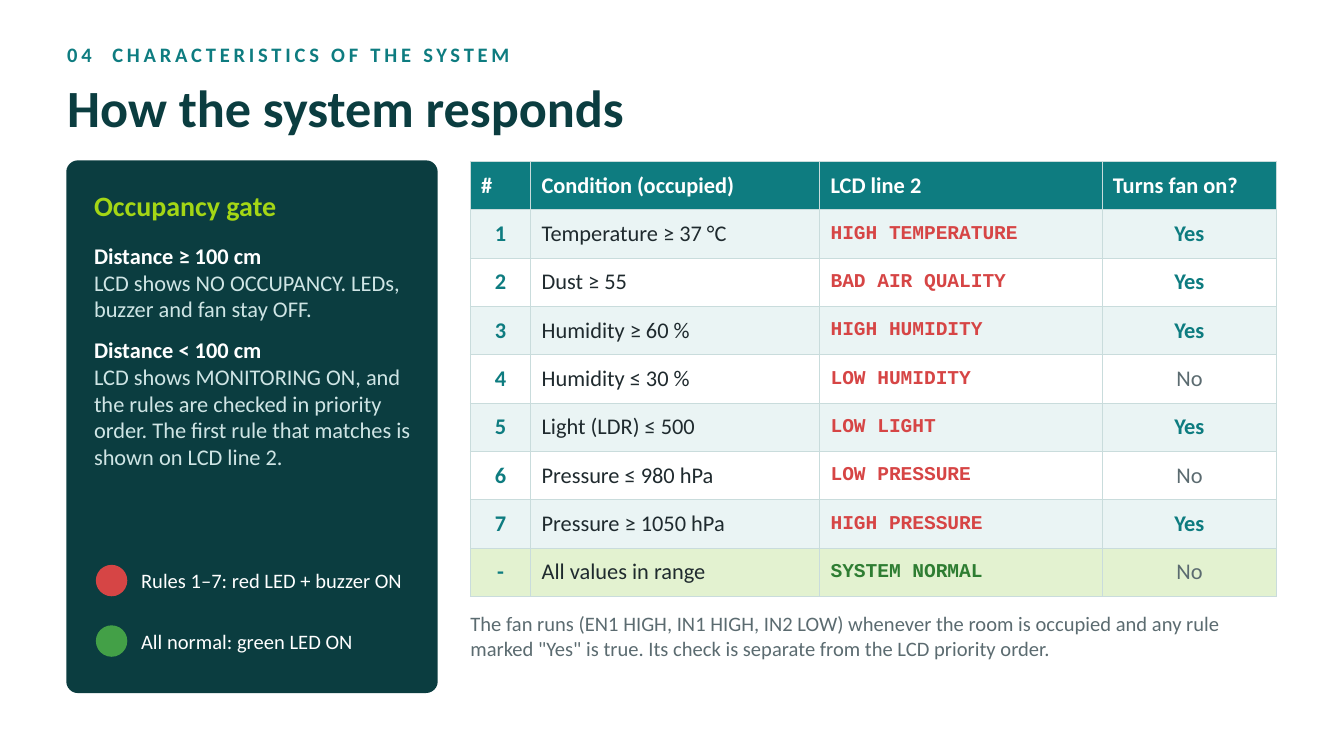
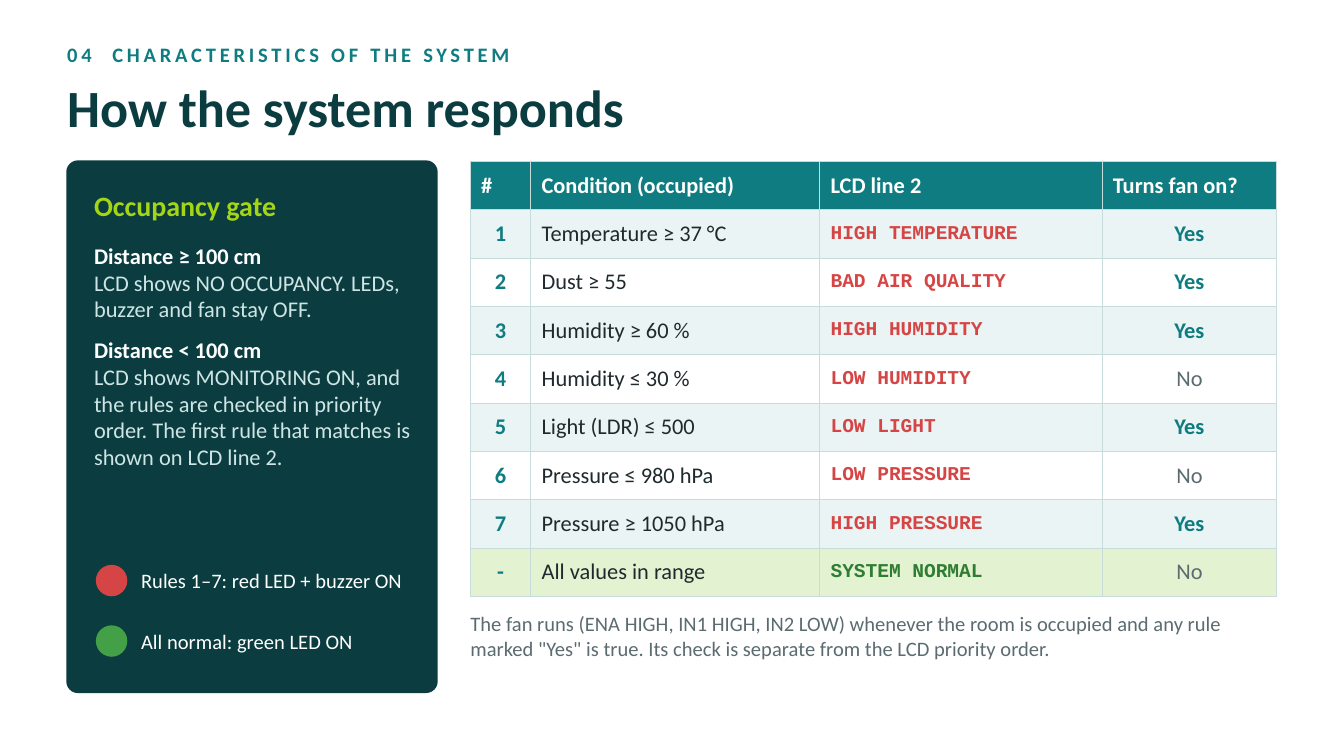
Before and after one commit to muaz8172/Smart-Environmental-Monitoring-Control-System, a slide deck: slide 6 of Presentation/Smart_Environmental_Monitoring_Presentation.pptx. Drawn at 1344x756 pixels with LibreOffice and Linux fonts; fonts in the diff are those of the drawing. Boxes give left, top, right and bottom in pixels: in the first picture for what was removed or moved away, otherwise in the second. Text is boxed around its words. In the diff, an @@ line names an element or a change of style, - is before the commit and + after.

```diff
--- a/Presentation/Smart_Environmental_Monitoring_Presentation.pptx
+++ b/Presentation/Smart_Environmental_Monitoring_Presentation.pptx
@@ text at [470, 616, 1221, 660]: text changed @@
-The fan runs (EN1 HIGH, IN1 HIGH, IN2 LOW) whenever the room is occupied and any rule marked "Yes" is true. Its check is separate from the LCD priority order.
+The fan runs (ENA HIGH, IN1 HIGH, IN2 LOW) whenever the room is occupied and any rule marked "Yes" is true. Its check is separate from the LCD priority order.
```
Also in this commit, not shown: 4 other slides changed, 25 other files.
